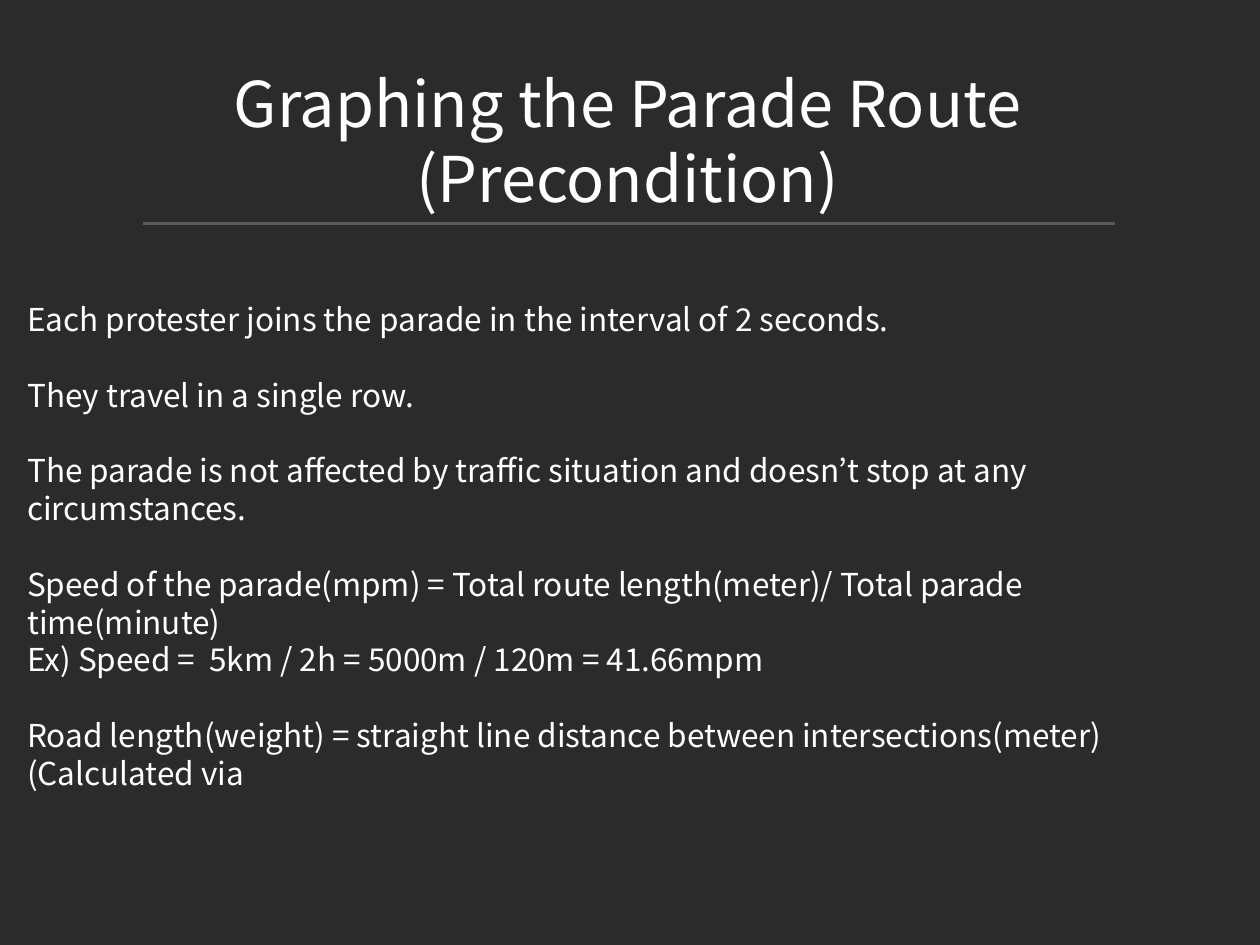
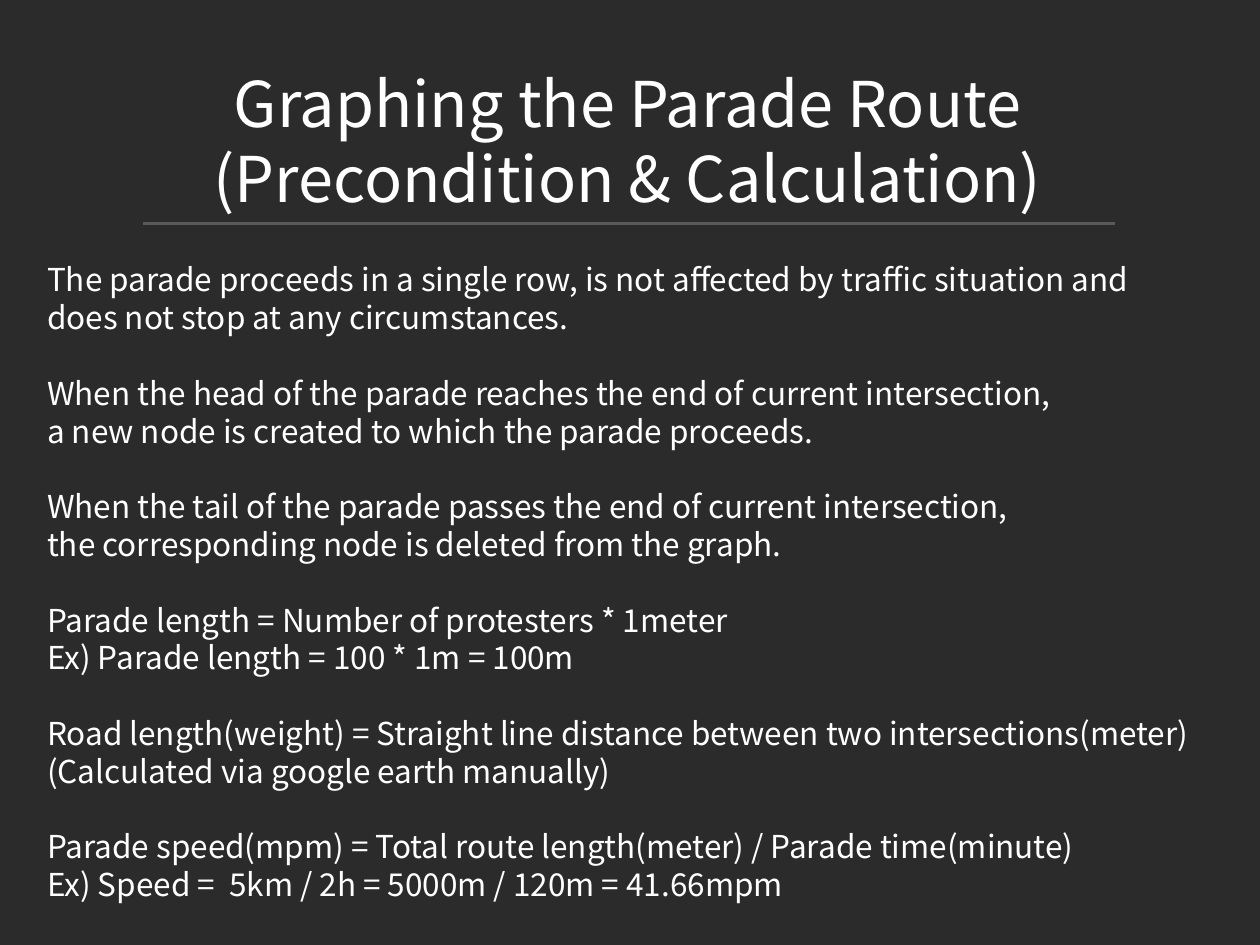
Before and after one commit to jowoni/Data-Structure-Design, a slide deck: slide 5 of Dynamic Graphs/Dynamic Graphs.pptx. Drawn at 1260x945 pixels with LibreOffice and Linux fonts; fonts in the diff are those of the drawing; background and template pictures are left out; a plain dark background stands for a picture behind light text. Boxes give left, top, right and bottom in pixels: in the first picture for what was removed or moved away, otherwise in the second. Text is boxed around its words. In the diff, an @@ line names an element or a change of style, - is before the commit and + after.

```diff
--- a/Dynamic Graphs/Dynamic Graphs.pptx
+++ b/Dynamic Graphs/Dynamic Graphs.pptx
@@ text at [214,139,1041,214]: text changed @@
-(Precondition)
+(Precondition & Calculation)
@@ text "The parade proceeds in a ...": place and size @@
-text "The parade proceeds in a ..." at [27,305,1101,791]
+text "The parade proceeds in a ..." at [47,265,1188,904]
@@ text at [47,265,1188,866]: text changed @@
-Each protester joins the parade in the interval of 2 seconds.
-They travel in a single row.
-The parade is not affected by traffic situation and doesn’t stop at any circumstances.
-Speed of the parade(mpm) = Total route length(meter)/ Total parade time(minute)
+The parade proceeds in a single row, is not affected by traffic situation and
+does not stop at any circumstances.
+When the head of the parade reaches the end of current intersection,
+a new node is created to which the parade proceeds.
+When the tail of the parade passes the end of current intersection,
+the corresponding node is deleted from the graph.
+Parade length = Number of protesters * 1meter
+Ex) Parade length = 100 * 1m = 100m
+Road length(weight) = Straight line distance between two intersections(meter)
+(Calculated via google earth manually)
+Parade speed(mpm) = Total route length(meter) / Parade time(minute)
@@ text at [27,721,1101,791]: paragraphs removed @@
-Road length(weight) = straight line distance between intersections(meter)
-(Calculated via
```
Also in this commit, not shown: 3 other slides changed, 3 slides added, 1 slide removed.
